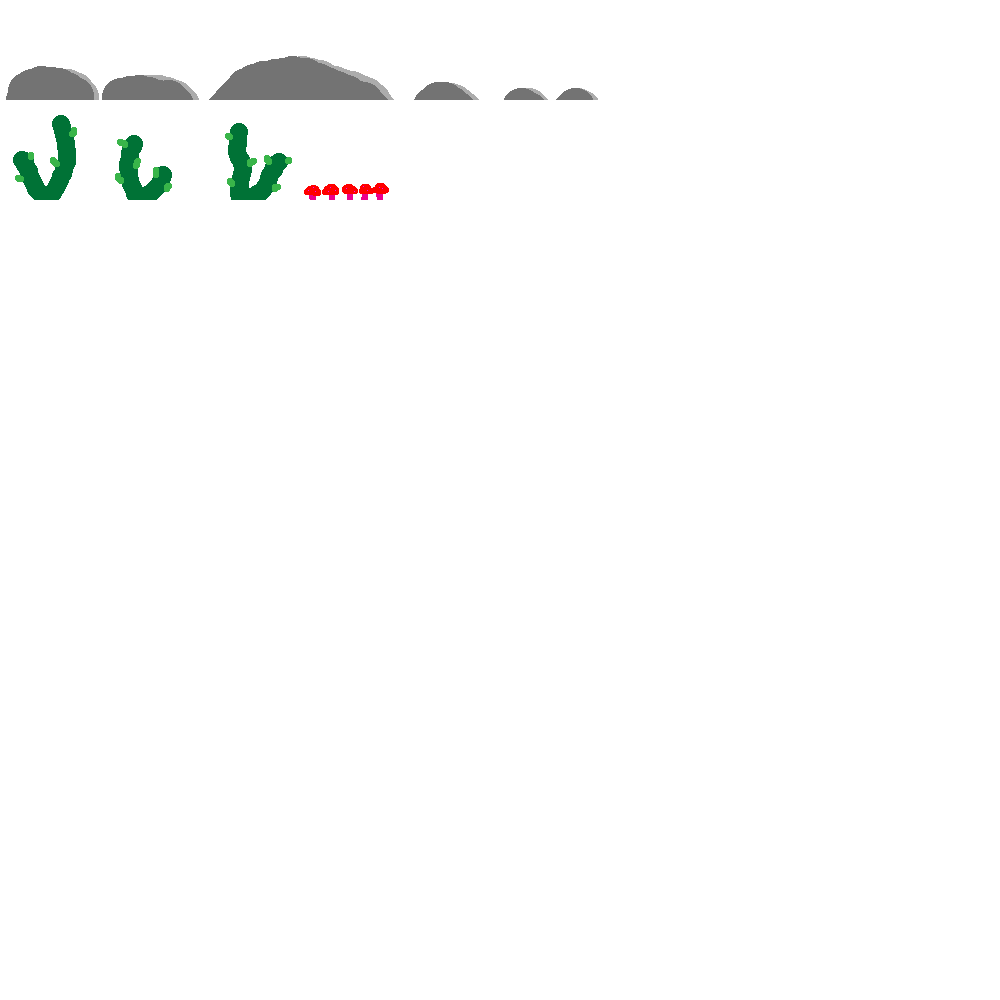
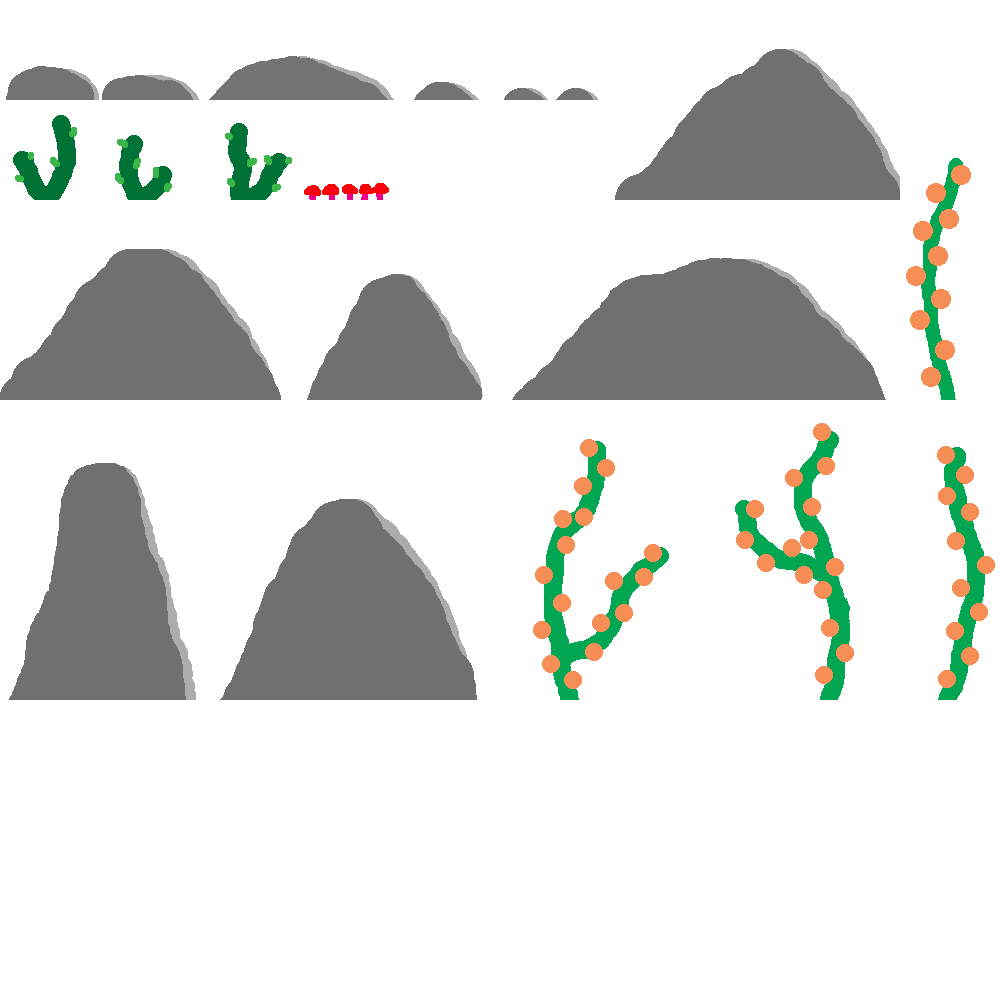
The second 1000px x 1000px image is a revision of the first. Changes to its layers:
renamed "Layer 1" to "Layer 3", painted on it over bbox(0, 49, 995, 700)
painted on "Layer 2" over bbox(113, 49, 985, 700)
